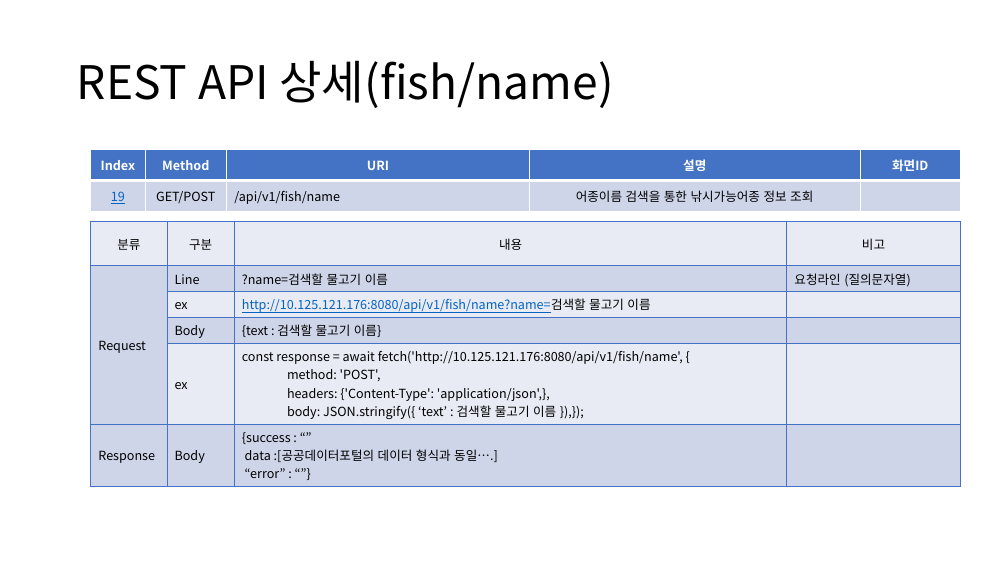
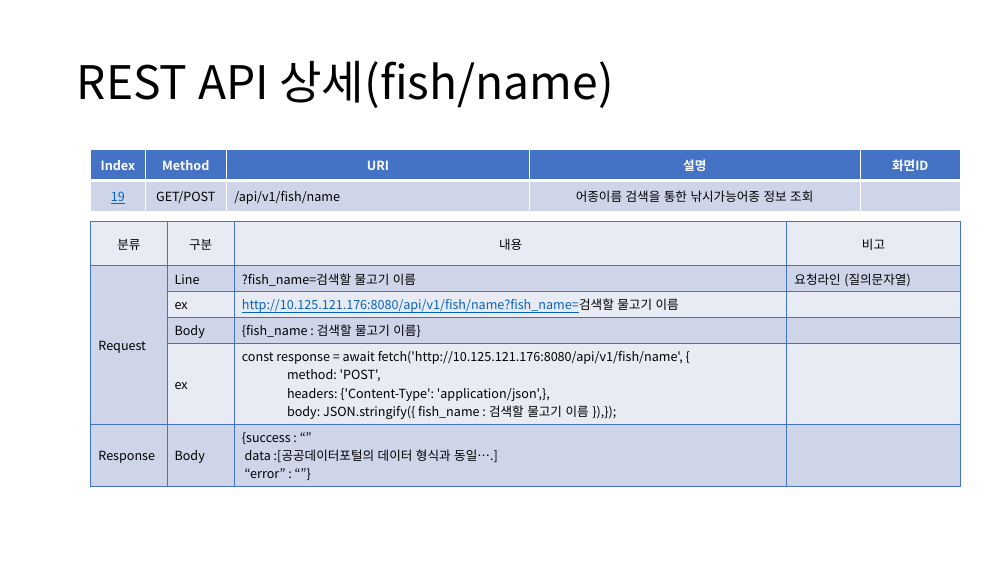
Before and after one commit to sujidaddy/workspace_miniproject, a slide deck: slide 42 of 미니프로젝트계획서제출용.pptx. Drawn at 1008x567 pixels with LibreOffice and Linux fonts; fonts in the diff are those of the drawing. Boxes give left, top, right and bottom in pixels: in the first picture for what was removed or moved away, otherwise in the second. Text is boxed around its words. In the diff, an @@ line names an element or a change of style, - is before the commit and + after.

```diff
--- a/미니프로젝트계획서제출용.pptx
+++ b/미니프로젝트계획서제출용.pptx
@@ table at <box>91,222,960,482</box> @@
-row 2, column 3: ?name=검색할 물고기 이름
+row 2, column 3: ?fish_name=검색할 물고기 이름
-row 3, column 3: http://10.125.121.176:8080/api/v1/fish/name?name=검색할 물고기 이름
+row 3, column 3: http://10.125.121.176:8080/api/v1/fish/name?fish_name=검색할 물고기 이름
-row 4, column 3: {text : 검색할 물고기 이름}
+row 4, column 3: {fish_name : 검색할 물고기 이름}
-row 5, column 3: const response = await fetch('http://10.125.121.176:8080/api/v1/fish/name', { / method: 'POST', / headers: {'Content-Type': 'application/json',}, / body: JSON.stringify({ ‘text’ : 검색할 물고기 이름 }),});
+row 5, column 3: const response = await fetch('http://10.125.121.176:8080/api/v1/fish/name', { / method: 'POST', / headers: {'Content-Type': 'application/json',}, / body: JSON.stringify({ fish_name : 검색할 물고기 이름 }),});
```
Also in this commit, not shown: 22 other slides changed, 1 slide added, 8 other files.
